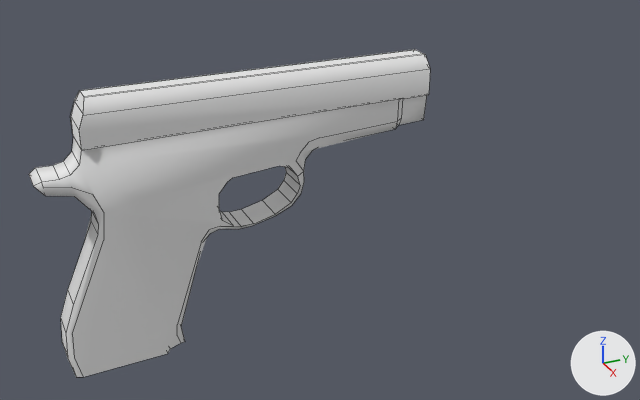
One commit to the Blender file SnW39-2.blend: the scene before it, then after it.
One viewpoint serves both versions: a 50 mm lens placed at (14.42, -3.52, 6.05), pointed at (-0.09, 3.01, -1.2). The lights are fixed; the arrows at lower right show +X, +Y and +Z. The older version comes first. Mesh edges are drawn as thin lines.
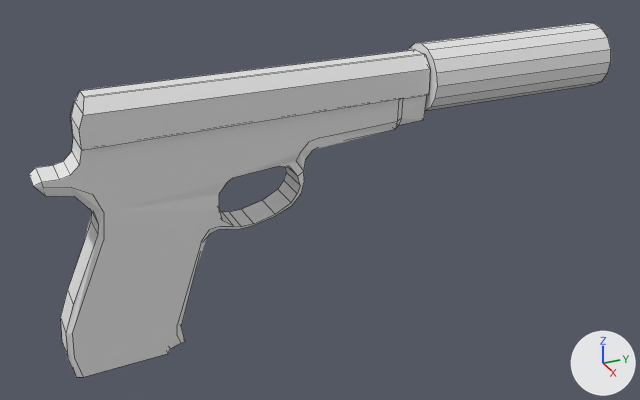
The newer file is also turned or shifted as a whole; pictures and numbers use the older file's frame.

The edits, one by one:
me_cube has 174 vertices, 94 faces and spans x -0.41..0.41, y -3.57..3.82, z -2.57..2.67.
me_cube is used by ob_cube; location (0.0, 1.5, -1.1); rotation (0.0, 0.0, 3.142), in degrees (0, 0, 180).
me_cube part 1: edges marked sharp go from 79 to 0.
Mesh me_cylinder is new.
It is a 16-sided cylinder along y spanning x -0.66..0.66, y -9.24..-5.11, z 0.41..1.72.
It uses material mat_top (its picture is missing).
Object 'Cylinder' (ob_cylinder) is new; it shows me_cylinder.
Its location is (0.0, -0.01, 0.0).
Its rotation in degrees is (0, 0, 180).

Where the change shows, as pixel boxes [x1, y1, x2, y2] in the pictures (640 x 400 px):
'Cylinder', added: after [408, 23, 611, 111]
part 1 of me_cube, shading changed: [29, 49, 430, 366] in both
